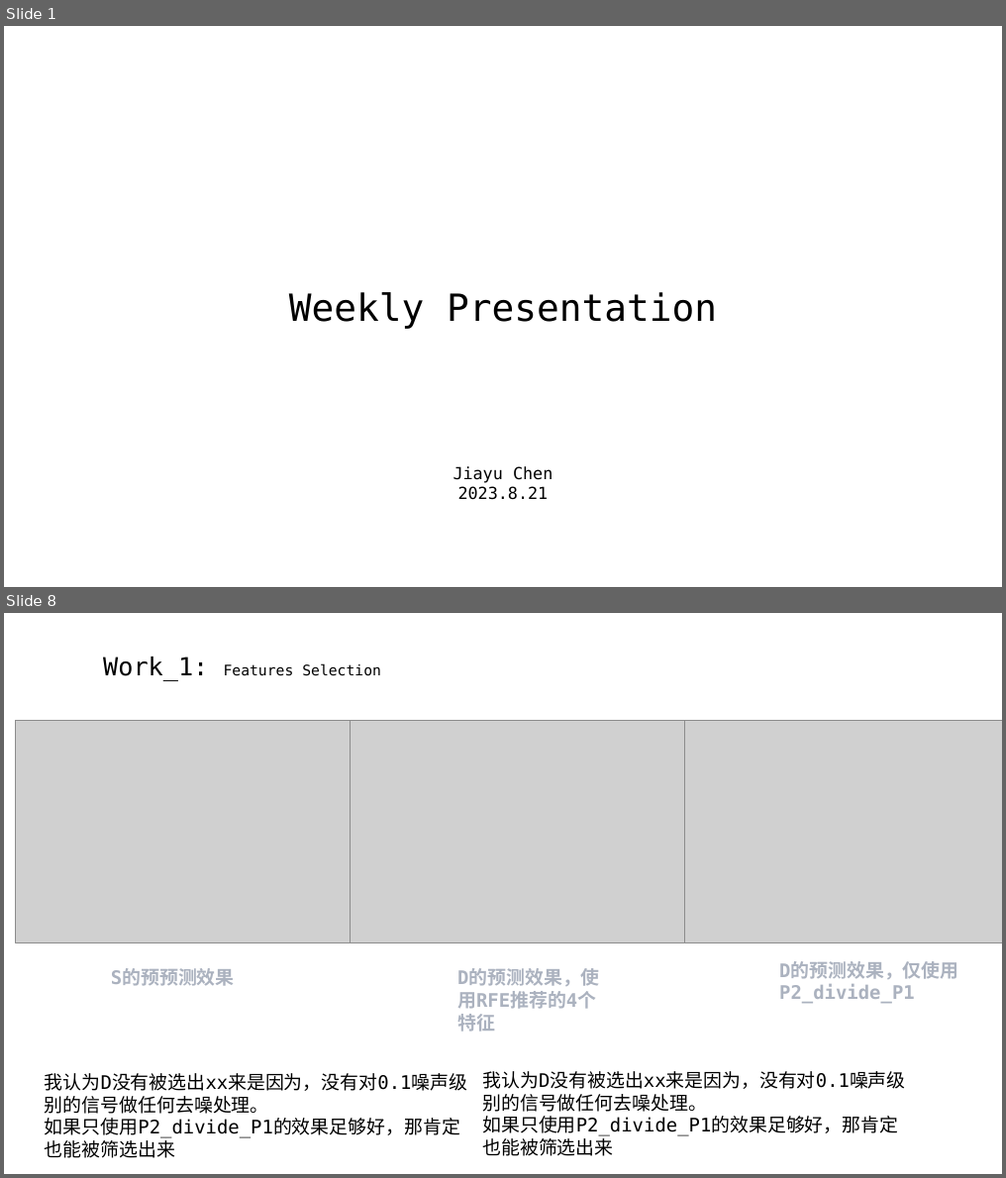
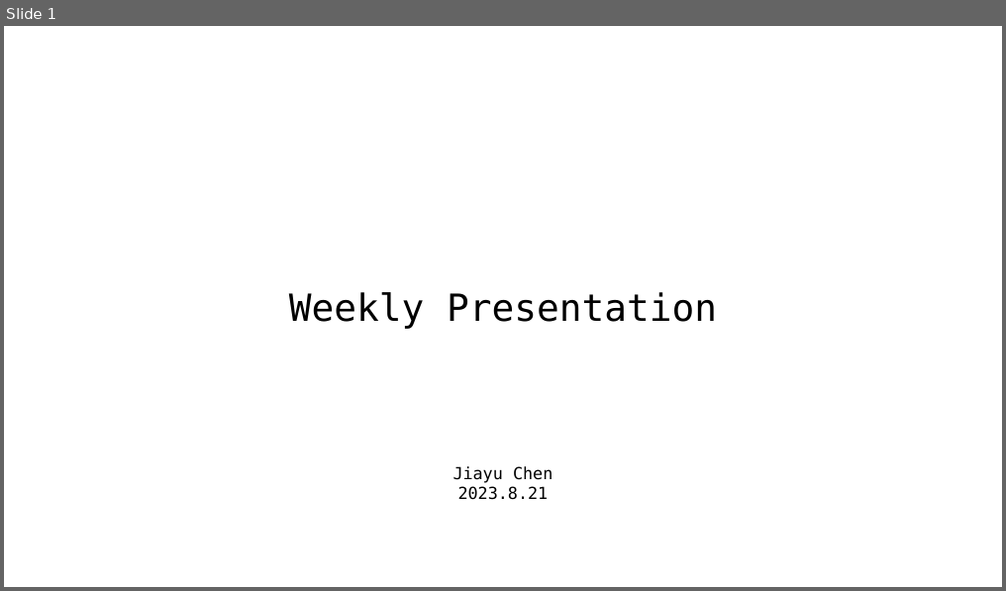
Before and after one commit to A-Big-Tortoise/Presentation, a slide deck: Presentation_821_JiayuChen.pptx. Shown one above the other, each under a label of ours: slides 1 and 8 before the commit, slide 1 after it; the slides between them are not shown. The pictures are 1006x1178 and 1006x591 pixels, drawn with LibreOffice and Linux fonts; fonts in the diff are those of the drawing; grey boxes stand for pictures. Boxes give left, top, right and bottom in pixels: in the first picture for what was removed or moved away, otherwise in the second. Text is boxed around its words. In the diff, an @@ line names an element or a change of style, - is before the commit and + after.

```diff
--- a/Presentation_821_JiayuChen.pptx
+++ b/Presentation_821_JiayuChen.pptx
@@ slide 8 removed at [4,613,1002,1174], background #FFFFFF @@
@@ text removed at [103,657,381,681] @@
-Work_1: Features Selection
@@ picture removed at [16,720,350,943] @@
@@ picture removed at [350,720,684,943] @@
@@ picture removed at [684,720,1002,943] @@
@@ text removed at [779,962,958,1003] @@
-D的预测效果，仅使用P2_divide_P1
@@ text removed at [111,969,235,985] @@
-S的预预测效果
@@ text removed at [457,969,600,1009] @@
-D的预测效果，使用RFE推荐的4个特征
@@ text removed at [45,1073,467,1158] @@
-我认为D没有被选出xx来是因为，没有对0.1噪声级别的信号做任何去噪处理。
-如果只使用P2_divide_P1的效果足够好，那肯定也能被筛选出来
@@ text removed at [482,1071,905,1157] @@
-我认为D没有被选出xx来是因为，没有对0.1噪声级别的信号做任何去噪处理。
-如果只使用P2_divide_P1的效果足够好，那肯定也能被筛选出来
```
Also in this commit, not shown: 10 slides changed, 4 slides added, 3 other slides removed.
